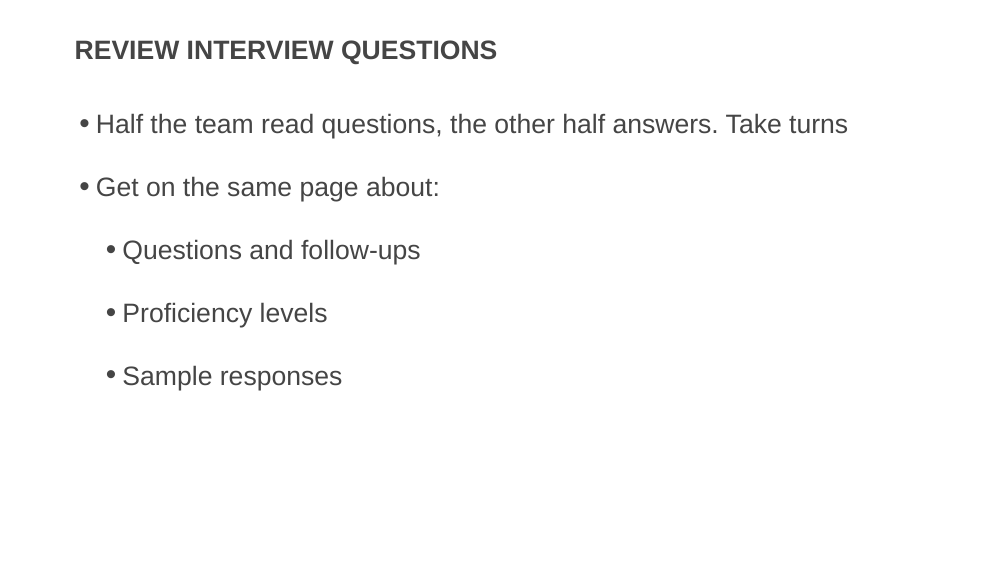
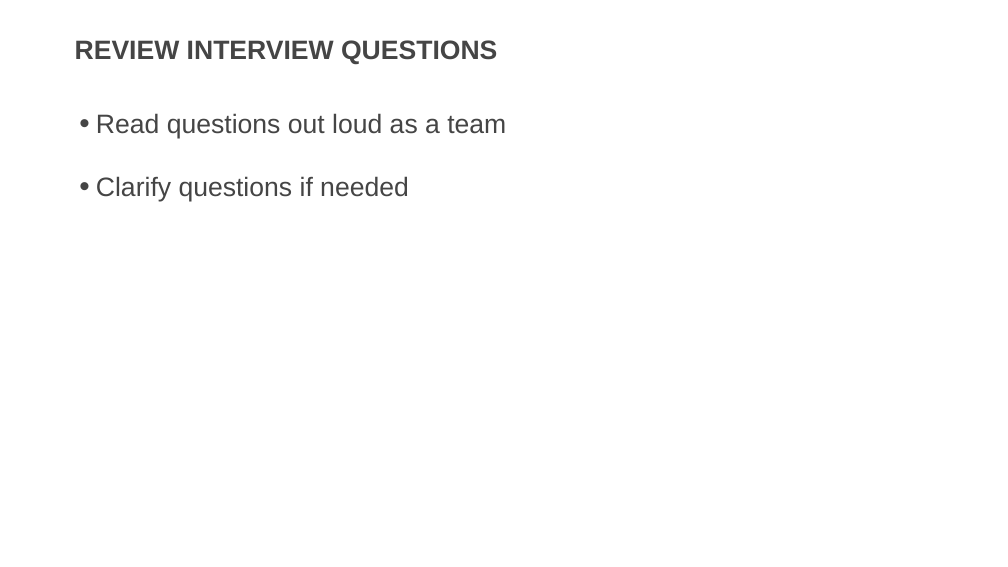
Before and after one commit to usds/SME-QA-Website, a slide deck: slide 9 of toolkit/phone-assessment-interviews/phone-interview-training-presentation.pptx. Drawn at 1008x567 pixels with LibreOffice and Linux fonts; fonts in the diff are those of the drawing. Boxes give left, top, right and bottom in pixels: in the first picture for what was removed or moved away, otherwise in the second. Text is boxed around its words. In the diff, an @@ line names an element or a change of style, - is before the commit and + after.

Commit message:
Updates SME resume review training powerpoints. [Amends #88]

```diff
--- a/toolkit/phone-assessment-interviews/phone-interview-training-presentation.pptx
+++ b/toolkit/phone-assessment-interviews/phone-interview-training-presentation.pptx
@@ text at [96,113,506,201]: text changed @@
-• Half the team read questions, the other half answers. Take turns
-• Get on the same page about:
-  • Questions and follow-ups
-  • Proficiency levels
-  • Sample responses
+• Read questions out loud as a team
+• Clarify questions if needed
```
Also in this commit, not shown: 12 other slides changed, 4 slides added, 6 slides removed, 3 other files.
